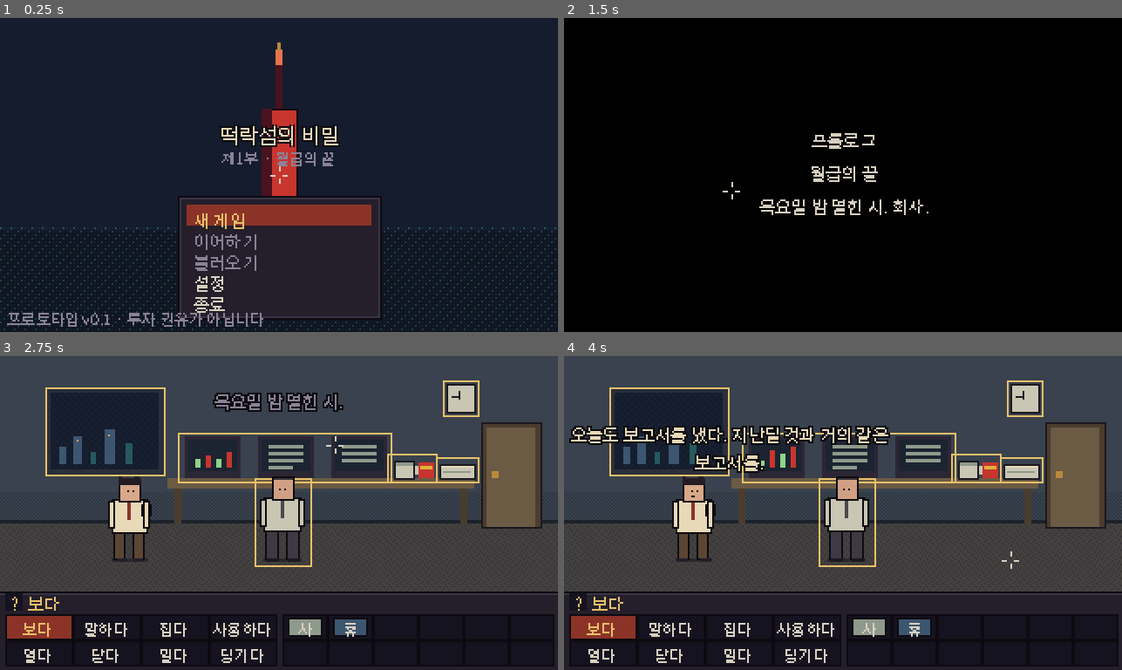
Above: before the commit, frames 1-4 (two rows, left to right).
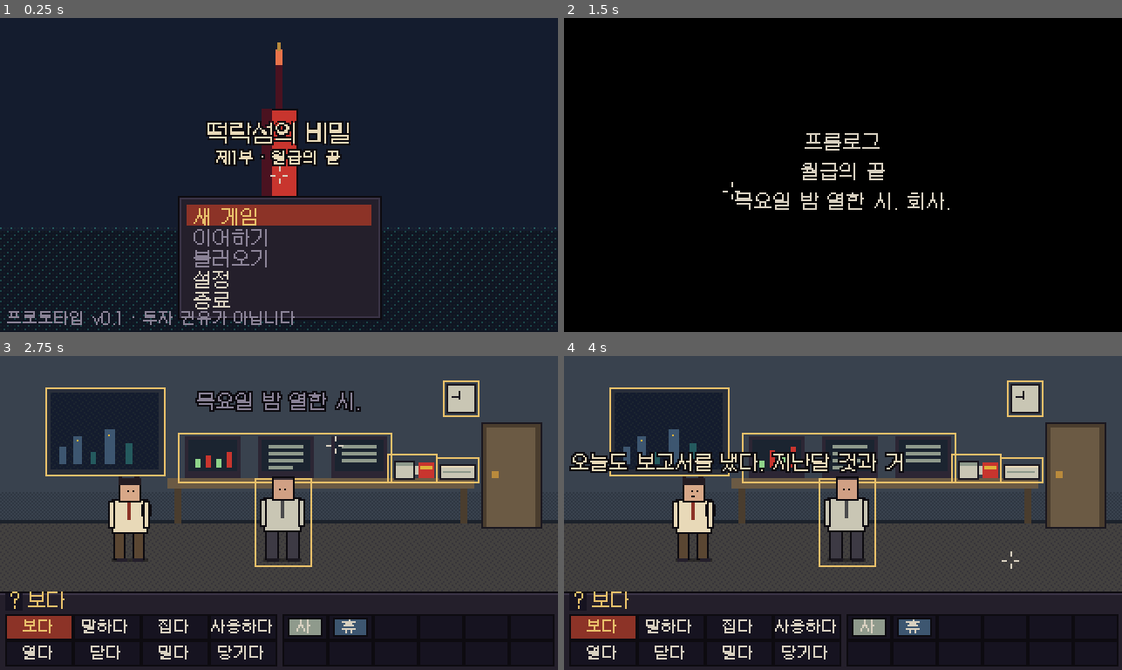
Above: after the commit, the same moments.

Repository: jungyh870918/secret-of-falling-island
Game: Godot game, scene res://scenes/core/Main.tscn
The game is run twice, just before and just after one commit, with the same random seed, the same clock (stepped at 60 frames per second) and the same inputs.
Inputs (mouse positions are in pixels of both pictures, inside the frame that each line leads up to):
- Up to frame 1 (0.25 s): no input
- Up to frame 2 (1.5 s): tap Enter at 0.5 s; move the mouse to (965, 159) at 0.52 s; hold Right (ui_right) 0.53-1.28 s; hold Space (game_confirm) 0.53-1.28 s; click (965, 159) at 0.67 s; move the mouse to (731, 190) at 1.27 s; hold Down (ui_down) from 1.28 s (still down); tap H (game_hint) at 1.35 s
- Up to frame 3 (2.75 s): tap Space (game_confirm) at 2 s; move the mouse to (334, 443) at 2.02 s; release Down (ui_down) at 2.03 s; hold Right (ui_right) from 2.03 s (still down); hold Tab (game_log) from 2.03 s (still down)
- Up to frame 4 (4 s): move the mouse to (815, 575) at 2.77 s; release Right (ui_right) at 2.78 s; release Tab (game_log) at 2.78 s; hold Up (ui_up) 2.78-3.53 s; tap L at 2.85 s; click (815, 575) at 2.92 s; move the mouse to (1010, 560) at 3.52 s; hold Left (ui_left) from 3.53 s (still down); tap Enter at 3.6 s

The runs differ from the first frame. In frame 1, 4.6% of the frame differs, in the area x 1-63%, y 32-99%; in frame 2, 1.5%; in frame 3, 2.7%; in frame 4, 6.8%, in the area x 0-64%, y 22-98%.

Commit message:
대사 타자 속도 완화 + Galmuri 한글 도트 폰트 적용
"대사가 뜨는 속도가 너무 빨라" — 1차 피드백을 잘못 반영했던 것
1차에서 "반응이 답답하다"를 클릭 반응 지연으로만 읽고 타자 속도까지
같이 올렸는데 그게 과했다. 둘을 분리한다.
  글자가 찍히는 속도는 느리게(42 → 20 cps), 다 찍힌 뒤 붙잡는 시간은 짧게.
  30자 대사: 0.7초 → 1.5초에 걸쳐 찍히고, 합계는 1.8초 → 2.7초.
  (원래 3.4초보다는 여전히 빠르다 — 답답함은 홀드가 아니라 반응 지연이었으므로)

"대사 글씨를 조금 더 도트느낌 나게"
SystemFont(Apple SD Gothic Neo)는 크기만 작은 현대 고딕이라 도트가 안 났다.
Galmuri (이민서, SIL OFL 1.1) 한글 도트 폰트로 교체한다.
Godot 임포터가 스스로 "Pixel font detected" 로 인식하고 subpixel/hinting 을
끈다 — 진짜 비트맵 설계 폰트라는 확인이다.

  핵심은 설계 크기로만 쓰는 것이다. Galmuri11 을 9px 로 줄이면 리샘플링되어
  도트가 뭉개진다. 그래서 §18 크기 3단계마다 폰트를 따로 둔다.
    작게 Galmuri9@9px / 보통 Galmuri11@11px / 크게 Galmuri14@14px
  Theming.small_font 도 같은 이유로 추가했다. 좁은 칸에서 크기만 줄이면
  안 되고 더 작은 폰트로 갈아타야 한다. 호출지 11곳을 짝맞춰 고쳤다.

  원본 3개는 15MB(라틴 확장·키릴·가나까지 포함)라 tools/subset_font.py 로
  5MB 로 줄였다. 한글 11,172자는 전부 남긴다 — 여기서 줄이면 새 대사를 쓸
  때마다 글자가 빠질 위험이 생기고, 그게 절약되는 몇 MB 보다 비싸다.
  폰트가 없으면 OS 한글 폰트로 폴백한다(도트 느낌만 사라지고 두부는 안 뜬다).

폰트 교체로 드러난 레이아웃 문제
- 설정 13항목이 행 11px에 11px 글자로 붙어버림 → MenuList.dense 추가
  (작은 도트 폰트 + 행 12px, 제목만 본문 크기 유지)
- 저장 슬롯 13개도 같은 문제 → 같은 처리. 썸네일 정보 폭도 넓혀
  저장 시각이 잘리지 않게 했다
- 타이틀 부제목이 붉은 양초 위에서 금색이라 묻힘 → 아이보리 + 외곽선.
  눈으로 판단하지 않고 PNG 픽셀을 직접 샘플링해 확인했다
  (아이보리 199px + 외곽선 288px — 정상)
- Godot 이 docs/screenshots/ 를 게임 에셋으로 임포트 → .gdignore

검증: 스모크 82건 통과, 캡처 20장 재생성

Diff:
--- a/data/localization/ko.json
+++ b/data/localization/ko.json
@@ -48,7 +48,6 @@
 	"ui.pause.footer": "ESC 로 돌아갑니다",
 
 	"ui.settings.title": "설정",
-	"ui.settings.footer": "← → 로 값 변경 · ESC 로 나가기",
 	"ui.settings.back": "돌아가기",
 	"ui.settings.on": "켜짐",
 	"ui.settings.off": "꺼짐",
--- a/scripts/core/Main.gd
+++ b/scripts/core/Main.gd
@@ -114,8 +114,9 @@
 
 	settings_menu = MenuList.new()
 	settings_menu.name = "SettingsMenu"
-	settings_menu.box = Rect2i(18, 2, 284, 176)
-	settings_menu.row_h = 11
+	settings_menu.box = Rect2i(16, 2, 288, 176)
+	settings_menu.row_h = 12
+	settings_menu.dense = true
 	ui_layer.add_child(settings_menu)
 	settings_menu.activated.connect(_on_settings_activated)
 	settings_menu.adjusted.connect(_on_settings_adjusted)
@@ -816,7 +817,8 @@
 	pause_menu.close()
 	title_screen.close()
 	mode = Mode.SETTINGS
-	settings_menu.open("ui.settings.title", _settings_rows(), "ui.settings.footer")
+	# 하단 안내문 없이 — 13개 항목이 들어가야 하고, 마지막 행이 곧 '돌아가기' 다.
+	settings_menu.open("ui.settings.title", _settings_rows())
 
 
 func _settings_rows() -> Array:
--- a/scripts/core/Theming.gd
+++ b/scripts/core/Theming.gd
@@ -3,77 +3,106 @@
 ##
 ## 명세서 §6.1 "안티앨리어싱 금지", §18 "폰트 크기 3단계".
 ##
-## Godot 기본 폰트에는 한글 글리프가 없어 대사가 두부(□)로 표시된다.
-## 따라서 SystemFont 폴백을 사용한다.
+## [핵심 규칙 — 픽셀 폰트는 설계 크기로만 써야 한다]
+## Galmuri 는 각 두께가 특정 픽셀 크기에 맞춰 설계된 도트 폰트다.
+## Galmuri11 을 9px 로 줄이면 글리프가 리샘플링되면서 도트가 뭉개진다.
+## 그래서 크기 단계마다 그 크기로 설계된 폰트를 따로 쓴다.
 ##
-## [최종 에셋 교체 지점]
-##   res://assets/fonts/pixel_ko.ttf 파일을 넣으면 자동으로 그 폰트를 사용한다.
-##   (DOS풍 한글 비트맵 폰트를 확보하면 여기에 넣기만 하면 됨)
+##   작게 = Galmuri9  @  9px
+##   보통 = Galmuri11 @ 11px
+##   크게 = Galmuri14 @ 14px
+##
+## 하나를 골라 배율만 바꾸는 방식은 쓰지 않는다.
+##
+## 폰트 출처: Galmuri (Lee Minseo), SIL Open Font License 1.1
+##            assets/fonts/Galmuri-LICENSE.txt — 재배포 시 반드시 동봉한다.
+##            원본 15MB 를 tools/subset_font.py 로 5MB 로 줄여 넣었다.
 
-const FONT_PATH := "res://assets/fonts/pixel_ko.ttf"
+const FONT_DIR := "res://assets/fonts"
 
-## 플랫폼별 한글 시스템 폰트 후보. 위에서부터 먼저 찾은 것을 쓴다.
+## §18 폰트 크기 3단계. [파일 이름, 설계 픽셀 크기]
+const FONT_SPECS := [
+	["Galmuri9", 9],
+	["Galmuri11", 11],
+	["Galmuri14", 14],
+]
+const FONT_SIZE_LABELS := ["ui.settings.font_small", "ui.settings.font_medium", "ui.settings.font_large"]
+
+## Galmuri 가 없을 때(에셋 미포함 빌드) 쓰는 OS 한글 폰트 후보.
+## 도트 느낌은 안 나지만 두부(□)는 피할 수 있다.
 const SYSTEM_FONT_CANDIDATES := [
-	"Apple SD Gothic Neo",  # macOS
-	"AppleGothic",          # macOS (구)
-	"Malgun Gothic",        # Windows
-	"Noto Sans KR",
-	"Noto Sans CJK KR",     # Linux
-	"NanumGothic",
-	"Nanum Gothic",
-	"Sans-Serif",
+	"Apple SD Gothic Neo", "AppleGothic",
+	"Malgun Gothic", "Noto Sans KR", "Noto Sans CJK KR",
+	"NanumGothic", "Nanum Gothic", "Sans-Serif",
 ]
-
-## §18 폰트 크기 3단계
-const FONT_SIZES := [9, 10, 12]
-const FONT_SIZE_LABELS := ["ui.settings.font_small", "ui.settings.font_medium", "ui.settings.font_large"]
+const FALLBACK_SIZES := [9, 10, 12]
 
 signal font_size_changed(px: int)
 
 var theme: Theme
+## 현재 단계의 본문 폰트
 var base_font: Font
+## 한 단계 작은 폰트. 동사 버튼·각주처럼 좁은 칸에 쓴다.
+## 이것도 반드시 설계 크기로 쓴다.
+var small_font: Font
+
+var _fonts: Array[Font] = []
+var _using_pixel_font := false
 var _size_index := 1
 
 
 func _ready() -> void:
-	base_font = _make_font()
+	_load_fonts()
 	theme = Theme.new()
-	theme.default_font = base_font
-	theme.default_font_size = FONT_SIZES[_size_index]
+	_apply_index(_size_index)
 	# Window.theme 를 지정하면 트리 전체 Control 에 상속된다.
 	get_tree().root.theme = theme
 
 
-func set_font_size_index(idx: int) -> void:
-	_size_index = clampi(idx, 0, FONT_SIZES.size() - 1)
-	theme.default_font_size = FONT_SIZES[_size_index]
-	font_size_changed.emit(FONT_SIZES[_size_index])
+func _load_fonts() -> void:
+	_fonts.clear()
+	var all_present := true
+	for spec in FONT_SPECS:
+		var path := "%s/%s.ttf" % [FONT_DIR, str(spec[0])]
+		if not ResourceLoader.exists(path):
+			all_present = false
+			break
+
+	if all_present:
+		for spec in FONT_SPECS:
+			var res := ResourceLoader.load("%s/%s.ttf" % [FONT_DIR, str(spec[0])])
+			if res is FontFile:
+				_fonts.append(_configure_pixel_font(res as FontFile))
+			else:
+				all_present = false
+				break
+
+	if all_present and _fonts.size() == FONT_SPECS.size():
+		_using_pixel_font = true
+		return
+
+	# 폴백: OS 한글 폰트 하나로 세 단계를 모두 처리한다.
+	push_warning("[Theming] Galmuri 픽셀 폰트를 찾지 못해 시스템 폰트로 대체합니다.")
+	_using_pixel_font = false
+	_fonts.clear()
+	var sf := _make_system_font()
+	for i in FONT_SPECS.size():
+		_fonts.append(sf)
 
 
-func get_font_size_index() -> int:
-	return _size_index
+## 도트 폰트 렌더링 설정. 하나라도 켜지면 글자가 흐려진다.
+func _configure_pixel_font(f: FontFile) -> FontFile:
+	f.antialiasing = TextServer.FONT_ANTIALIASING_NONE      # §6.1
+	f.subpixel_positioning = TextServer.SUBPIXEL_POSITIONING_DISABLED
+	f.hinting = TextServer.HINTING_NONE                     # 이미 격자에 맞춰 설계됨
+	f.force_autohinter = false                              # 자동 힌팅은 도트를 망친다
+	f.multichannel_signed_distance_field = false            # MSDF 는 곡선 보간용
+	f.allow_system_fallback = true                          # 빠진 글자만 OS 폰트로
+	f.oversampling = 1.0                                    # 초과 샘플링 금지
+	return f
 
 
-func font_size() -> int:
-	return FONT_SIZES[_size_index]
-
-
-## 작은 라벨용. 본문보다 항상 한 단계 작되 8px 밑으로는 안 내려간다(한글 가독성).
-func small_font_size() -> int:
-	return maxi(9, FONT_SIZES[_size_index] - 1)
-
-
-func _make_font() -> Font:
-	if ResourceLoader.exists(FONT_PATH):
-		var res := ResourceLoader.load(FONT_PATH)
-		if res is FontFile:
-			var ff := res as FontFile
-			ff.antialiasing = TextServer.FONT_ANTIALIASING_NONE
-			ff.subpixel_positioning = TextServer.SUBPIXEL_POSITIONING_DISABLED
-			ff.hinting = TextServer.HINTING_NONE
-			ff.allow_system_fallback = true
-			return ff
-
+func _make_system_font() -> Font:
 	var sf := SystemFont.new()
 	sf.font_names = PackedStringArray(SYSTEM_FONT_CANDIDATES)
 	sf.antialiasing = TextServer.FONT_ANTIALIASING_NONE
@@ -82,3 +111,44 @@
 	sf.allow_system_fallback = true
 	sf.multichannel_signed_distance_field = false
 	return sf
+
+
+func _apply_index(idx: int) -> void:
+	_size_index = clampi(idx, 0, FONT_SPECS.size() - 1)
+	var small_idx: int = maxi(0, _size_index - 1)
+
+	base_font = _fonts[_size_index]
+	small_font = _fonts[small_idx]
+
+	theme.default_font = base_font
+	theme.default_font_size = font_size()
+
+
+func set_font_size_index(idx: int) -> void:
+	if _size_index == clampi(idx, 0, FONT_SPECS.size() - 1) and base_font != null:
+		return
+	_apply_index(idx)
+	font_size_changed.emit(font_size())
+
+
+func get_font_size_index() -> int:
+	return _size_index
+
+
+## 본문 크기. 픽셀 폰트를 쓸 때는 반드시 그 폰트의 설계 크기다.
+func font_size() -> int:
+	if _using_pixel_font:
+		return int(FONT_SPECS[_size_index][1])
+	return int(FALLBACK_SIZES[_size_index])
+
+
+## 작은 라벨 크기. small_font 와 짝을 이룬다 — 둘을 섞어 쓰면 도트가 깨진다.
+func small_font_size() -> int:
+	var small_idx: int = maxi(0, _size_index - 1)
+	if _using_pixel_font:
+		return int(FONT_SPECS[small_idx][1])
+	return int(FALLBACK_SIZES[small_idx])
+
+
+func using_pixel_font() -> bool:
+	return _using_pixel_font
--- a/scripts/debug/DebugPanel.gd
+++ b/scripts/debug/DebugPanel.gd
@@ -64,7 +64,7 @@
 		2: _page_data(lines)
 		3: _page_scene(lines)
 
-	var font := Theming.base_font
+	var font := Theming.small_font
 	var size := Theming.small_font_size()
 	for i in lines.size():
 		var y := BOX.position.y + 4 + LINE_H * i + font.get_ascent(size)
--- a/scripts/ui/CardView.gd
+++ b/scripts/ui/CardView.gd
@@ -88,6 +88,8 @@
 
 	if _elapsed >= MIN_HOLD and fposmod(_elapsed, 1.2) < 0.6:
 		var hint := Loc.t("ui.card.continue")
-		var hw := font.get_string_size(hint, HORIZONTAL_ALIGNMENT_LEFT, -1, Theming.small_font_size()).x
-		draw_string(font, Vector2(roundf((Layout.SCREEN.x - hw) / 2.0), Layout.SCREEN.y - 12),
-			hint, HORIZONTAL_ALIGNMENT_LEFT, -1, Theming.small_font_size(), Palette.ui("text_dim"))
+		var sf := Theming.small_font
+		var ss := Theming.small_font_size()
+		var hw := sf.get_string_size(hint, HORIZONTAL_ALIGNMENT_LEFT, -1, ss).x
+		draw_string(sf, Vector2(roundf((Layout.SCREEN.x - hw) / 2.0), Layout.SCREEN.y - 12),
+			hint, HORIZONTAL_ALIGNMENT_LEFT, -1, ss, Palette.ui("text_dim"))
--- a/scripts/ui/CommandPanel.gd
+++ b/scripts/ui/CommandPanel.gd
@@ -203,9 +203,9 @@
 
 
 func _draw_verbs() -> void:
-	var font := Theming.base_font
-	# 동사 칸은 폭이 고정이라 본문보다 크게 키우지 않는다.
-	var size: int = mini(Theming.small_font_size(), 10)
+	# 동사 칸은 폭이 고정이므로 한 단계 작은 도트 폰트를 쓴다.
+	var font := Theming.small_font
+	var size := Theming.small_font_size()
 	var layout := verb_layout()
 	var simple := is_simple_ui()
 
@@ -292,7 +292,7 @@
 	var item_name := Loc.t(str(item.get("name_key", "")))
 	if item_name.is_empty():
 		return
-	var font := Theming.base_font
+	var font := Theming.small_font
 	var size := Theming.small_font_size()
 	var ch := item_name.substr(0, 1)
 	var w := font.get_string_size(ch, HORIZONTAL_ALIGNMENT_LEFT, -1, size).x
--- a/scripts/ui/LogView.gd
+++ b/scripts/ui/LogView.gd
@@ -97,7 +97,7 @@
 			draw_string(font, Vector2(BOX.position.x + 6, BOX.position.y + 18 + line_h * i + font.get_ascent(size)),
 				str(w["text"]), HORIZONTAL_ALIGNMENT_LEFT, BOX.size.x - 12, size, w["color"])
 
-	draw_string(font, Vector2(BOX.position.x + 5, BOX.position.y + BOX.size.y - 4),
+	draw_string(Theming.small_font, Vector2(BOX.position.x + 5, BOX.position.y + BOX.size.y - 4),
 		Loc.t("ui.log.footer"), HORIZONTAL_ALIGNMENT_LEFT, BOX.size.x - 10,
 		Theming.small_font_size(), Palette.ui("text_dim"))
 
--- a/scripts/ui/MenuList.gd
+++ b/scripts/ui/MenuList.gd
@@ -13,6 +13,9 @@
 
 ## 항목이 많은 화면(설정)에서는 낮춘다.
 var row_h := 12
+## 항목이 많아 행 높이가 빡빡할 때 한 단계 작은 폰트를 쓴다.
+## (도트 폰트는 크기를 줄이면 뭉개지므로 '작은 폰트' 로 갈아탄다)
+var dense := false
 var title_key := ""
 var rows: Array = []      ## [{label:String, value:String, enabled:bool}]
 var selected := 0
@@ -119,8 +122,8 @@
 func _draw() -> void:
 	if not visible:
 		return
-	var font := Theming.base_font
-	var size := Theming.font_size()
+	var font := Theming.small_font if dense else Theming.base_font
+	var size := Theming.small_font_size() if dense else Theming.font_size()
 
 	# 화면 전체를 살짝 덮어 뒤가 읽히지 않게 한다.
 	draw_rect(Rect2(0, 0, Layout.SCREEN.x, Layout.SCREEN.y), Color(0, 0, 0, 0.55), true)
@@ -130,11 +133,13 @@
 	draw_rect(Rect2(box).grow(-1), Palette.ui("panel_light"), false, 1.0)
 
 	if not title_key.is_empty():
+		var tf := Theming.base_font
+		var ts := Theming.font_size()
 		var t := Loc.t(title_key)
-		var tw := font.get_string_size(t, HORIZONTAL_ALIGNMENT_LEFT, -1, size).x
-		draw_string(font, Vector2(roundf(box.position.x + (box.size.x - tw) / 2.0),
-			box.position.y + 3 + font.get_ascent(size)),
-			t, HORIZONTAL_ALIGNMENT_LEFT, -1, size, Palette.ui("text_hot"))
+		var tw := tf.get_string_size(t, HORIZONTAL_ALIGNMENT_LEFT, -1, ts).x
+		draw_string(tf, Vector2(roundf(box.position.x + (box.size.x - tw) / 2.0),
+			box.position.y + 3 + tf.get_ascent(ts)),
+			t, HORIZONTAL_ALIGNMENT_LEFT, -1, ts, Palette.ui("text_hot"))
 		draw_line(Vector2(box.position.x + 3, box.position.y + 14),
 			Vector2(box.position.x + box.size.x - 3, box.position.y + 14),
 			Palette.ui("panel_light"), 1.0)
@@ -166,6 +171,6 @@
 
 	if not footer_key.is_empty():
 		var f := Loc.t(footer_key)
-		draw_string(font, Vector2(box.position.x + PAD, box.position.y + box.size.y - 4),
+		draw_string(Theming.small_font, Vector2(box.position.x + PAD, box.position.y + box.size.y - 4),
 			f, HORIZONTAL_ALIGNMENT_LEFT, box.size.x - PAD * 2,
 			Theming.small_font_size(), Palette.ui("text_dim"))
--- a/scripts/ui/SaveSlotMenu.gd
+++ b/scripts/ui/SaveSlotMenu.gd
@@ -8,7 +8,9 @@
 
 signal slot_chosen(slot: String, mode: int)
 
-const THUMB_BOX := Rect2i(218, 42, 64, 27)
+const THUMB_BOX := Rect2i(214, 40, 64, 27)
+## 썸네일 아래 정보(장면 이름·저장 시각)를 적을 폭
+const INFO_WIDTH := 100
 
 var mode: int = Mode.SAVE
 var _slots: Array[String] = []
@@ -17,8 +19,10 @@
 
 func open_for(p_mode: int) -> void:
 	mode = p_mode
-	box = Rect2i(12, 4, 192, 174)
+	# 13개 슬롯이 들어가야 하므로 작은 도트 폰트 + 낮은 행 높이
+	box = Rect2i(10, 2, 196, 176)
 	row_h = 11
+	dense = true
 	_thumb_cache.clear()
 	_slots.clear()
 	var rows: Array = []
@@ -70,7 +74,7 @@
 		return
 	super._draw()
 
-	var font := Theming.base_font
+	var font := Theming.small_font
 	var size := Theming.small_font_size()
 	var slot := selected_slot()
 
@@ -95,9 +99,9 @@
 	var scene_key := str(s.get("scene_name_key", ""))
 	if not scene_key.is_empty():
 		draw_string(font, Vector2(THUMB_BOX.position.x, y), Loc.t(scene_key),
-			HORIZONTAL_ALIGNMENT_LEFT, THUMB_BOX.size.x + 4, size, Palette.ui("text"))
-	draw_string(font, Vector2(THUMB_BOX.position.x, y + 10), str(s.get("saved_at_text", "")),
-		HORIZONTAL_ALIGNMENT_LEFT, THUMB_BOX.size.x + 4, size, Palette.ui("text_dim"))
+			HORIZONTAL_ALIGNMENT_LEFT, INFO_WIDTH, size, Palette.ui("text"))
+	draw_string(font, Vector2(THUMB_BOX.position.x, y + 11), str(s.get("saved_at_text", "")),
+		HORIZONTAL_ALIGNMENT_LEFT, INFO_WIDTH, size, Palette.ui("text_dim"))
 
 
 func _thumb(slot: String) -> Texture2D:
--- a/scripts/ui/SubtitleLayer.gd
+++ b/scripts/ui/SubtitleLayer.gd
@@ -10,10 +10,12 @@
 const MARGIN := 4
 
 ## §18 텍스트 속도. 초당 글자 수. 마지막 값은 '즉시'.
-const SPEED_CPS := [22.0, 42.0, 75.0, 0.0]
+## 글자가 찍히는 속도는 느리게, 다 찍힌 뒤 붙잡는 시간은 짧게 —
+## 그래야 "타자기처럼 또박또박 읽히는데 답답하지는 않은" 느낌이 된다.
+const SPEED_CPS := [12.0, 20.0, 34.0, 0.0]
 ## 다 표시된 뒤 자동으로 넘어가기까지의 여유 시간
-const HOLD_BASE := 0.40
-const HOLD_PER_CHAR := 0.024
+const HOLD_BASE := 0.45
+const HOLD_PER_CHAR := 0.026
 
 var _speaker := ""
 var _full_text := ""
--- a/scripts/ui/TitleScreen.gd
+++ b/scripts/ui/TitleScreen.gd
@@ -58,8 +58,8 @@
 			str(row.get("label", "")), HORIZONTAL_ALIGNMENT_LEFT, int(r.size.x - 8), size, col)
 
 	var ver := Loc.t("ui.title.version")
-	draw_string(font, Vector2(4, Layout.SCREEN.y - 4), ver, HORIZONTAL_ALIGNMENT_LEFT, -1,
-		Theming.small_font_size(), Palette.ui("text_dim"))
+	draw_string(Theming.small_font, Vector2(4, Layout.SCREEN.y - 4), ver,
+		HORIZONTAL_ALIGNMENT_LEFT, -1, Theming.small_font_size(), Palette.ui("text_dim"))
 
 
 ## 타이틀 아트가 없을 때의 임시 화면.
@@ -101,6 +101,17 @@
 				HORIZONTAL_ALIGNMENT_LEFT, -1, big, Palette.ui("outline"))
 	draw_string(font, Vector2(roundf((320 - tw) / 2.0), 72), t,
 		HORIZONTAL_ALIGNMENT_LEFT, -1, big, Palette.parse("pal.bull.ivory"))
-	var sw := font.get_string_size(s, HORIZONTAL_ALIGNMENT_LEFT, -1, Theming.small_font_size()).x
-	draw_string(font, Vector2(roundf((320 - sw) / 2.0), 84), s,
-		HORIZONTAL_ALIGNMENT_LEFT, -1, Theming.small_font_size(), Palette.ui("text_dim"))
+	# 부제목도 외곽선을 넣는다. 양초 위에 걸치면 어두운 글자색이 묻힌다.
+	var sf := Theming.small_font
+	var ss := Theming.small_font_size()
+	var sw := sf.get_string_size(s, HORIZONTAL_ALIGNMENT_LEFT, -1, ss).x
+	var sx := roundf((320 - sw) / 2.0)
+	for ox in [-1, 0, 1]:
+		for oy in [-1, 0, 1]:
+			if ox != 0 or oy != 0:
+				draw_string(sf, Vector2(sx + ox, 84 + oy), s,
+					HORIZONTAL_ALIGNMENT_LEFT, -1, ss, Palette.ui("outline"))
+	# 금색은 붉은 양초 위에서 묻힌다. 아이보리로 — 크기 차이(9px vs 11px)만으로
+	# 이미 제목과 위계가 구분된다.
+	draw_string(sf, Vector2(sx, 84), s,
+		HORIZONTAL_ALIGNMENT_LEFT, -1, ss, Palette.parse("pal.bull.ivory"))
Not shown, added: assets/fonts/Galmuri-LICENSE.txt
Binary file added: assets/fonts/Galmuri11.ttf
Not shown, added: assets/fonts/Galmuri11.ttf.import
Binary file added: assets/fonts/Galmuri14.ttf
Not shown, added: assets/fonts/Galmuri14.ttf.import
Binary file added: assets/fonts/Galmuri9.ttf
Not shown, added: assets/fonts/Galmuri9.ttf.import
Not shown, added: docs/screenshots/.gdignore
Binary file changed: docs/screenshots/01_title.png
Binary file changed: docs/screenshots/02_settings.png
Binary file changed: docs/screenshots/03_card_intro.png
Binary file changed: docs/screenshots/04_subtitle_narration.png
(and 21 more such lines)
